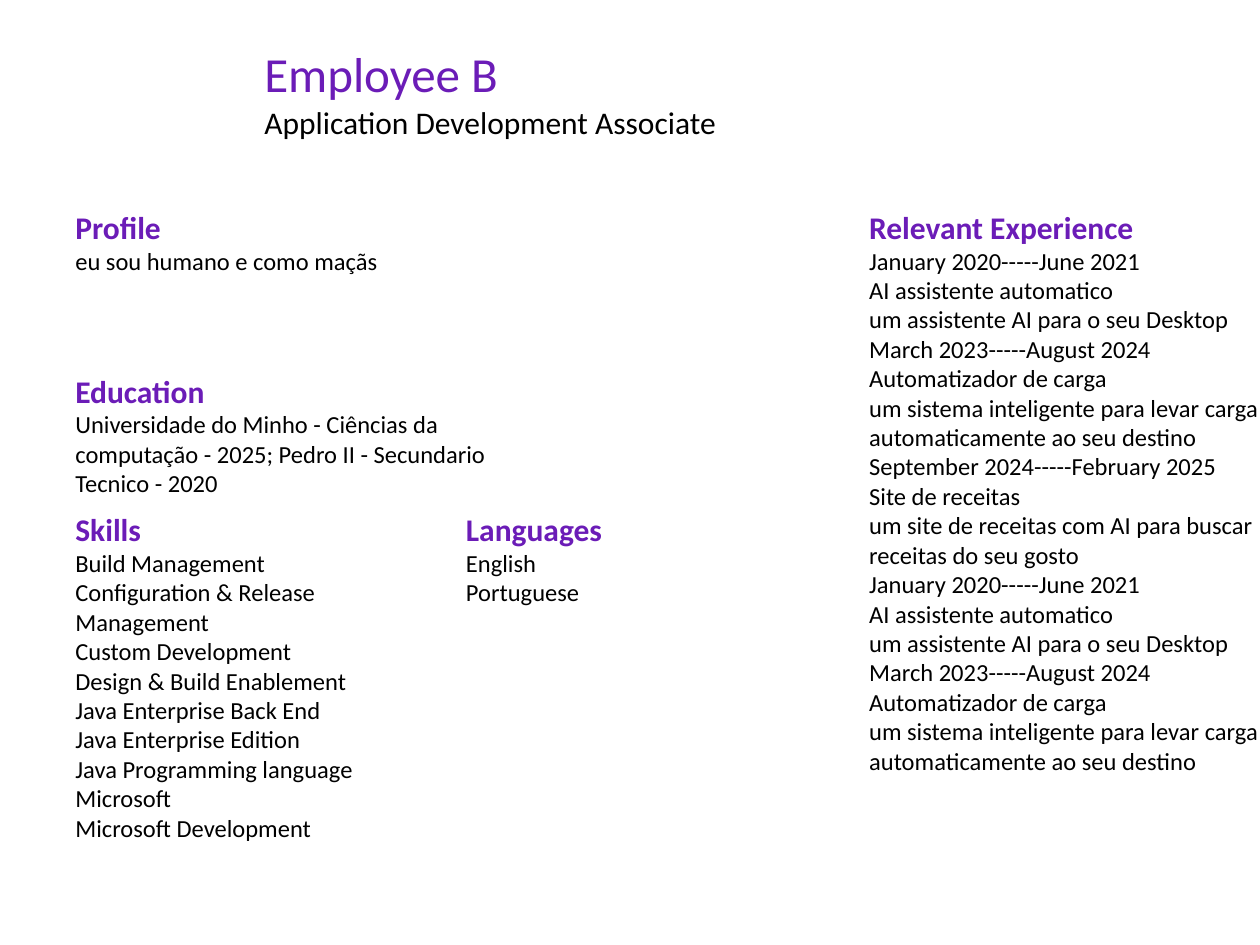
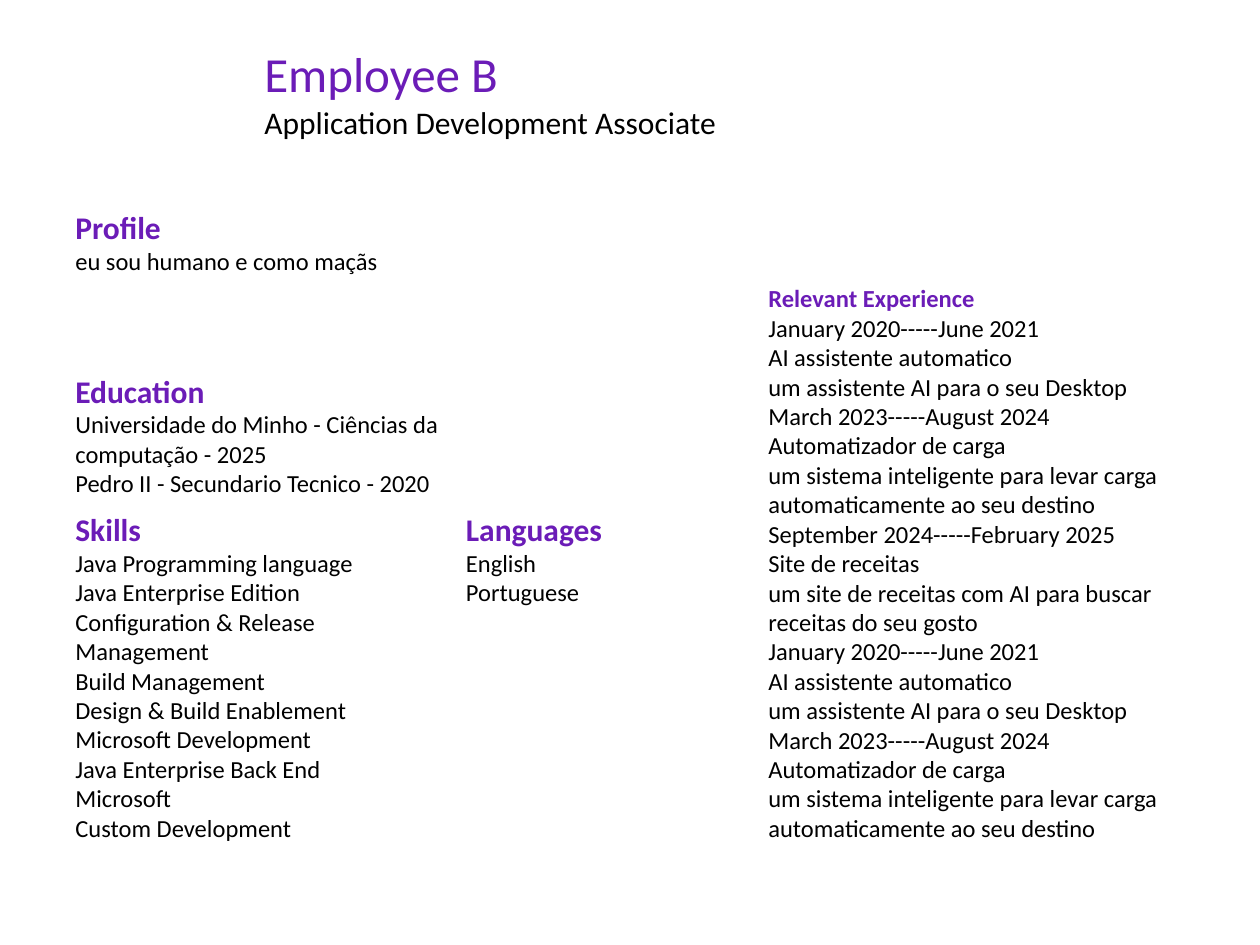
Before and after one commit to marianamenddes/accenture, a slide deck: slide 1 of CVs/employee_b.pptx. Drawn at 1260x945 pixels with LibreOffice and Linux fonts; fonts in the diff are those of the drawing. Boxes give left, top, right and bottom in pixels: in the first picture for what was removed or moved away, otherwise in the second. Text is boxed around its words. In the diff, an @@ line names an element or a change of style, - is before the commit and + after.

```diff
--- a/CVs/employee_b.pptx
+++ b/CVs/employee_b.pptx
@@ text "Relevant Experience": place and size @@
-text "Relevant Experience" at [869,217,1258,771]
+text "Relevant Experience" at [768,289,1157,838]
@@ text at [768,289,975,311]: size 18 to 14 pt in "Relevant Experience" @@
@@ text at [75,416,438,493]: text changed @@
-Universidade do Minho - Ciências da computação - 2025; Pedro II - Secundario Tecnico - 2020
+Universidade do Minho - Ciências da computação - 2025
+Pedro II - Secundario Tecnico - 2020
@@ text at [75,555,352,841]: text changed @@
-Build Management
-Configuration & Release Management
-Custom Development
-Design & Build Enablement
-Java Enterprise Back End
-Java Enterprise Edition
-Java Programming language
-Microsoft
-Microsoft Development
+Java Programming language
+Java Enterprise Edition
+Configuration & Release Management
+Build Management
+Design & Build Enablement
+Microsoft Development
+Java Enterprise Back End
+Microsoft
+Custom Development
```
Also in this commit, not shown: 4 other files.
